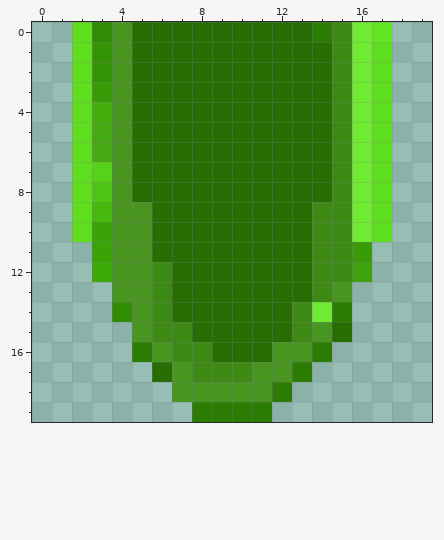
Pixel-art sprite, stored at snaketail.png. Above: the version before the commit.
The file is 20x20 pixels. Pixels under 10% opacity are left out. Colours within 5 levels of each other are drawn and written as one.
And afterwards:
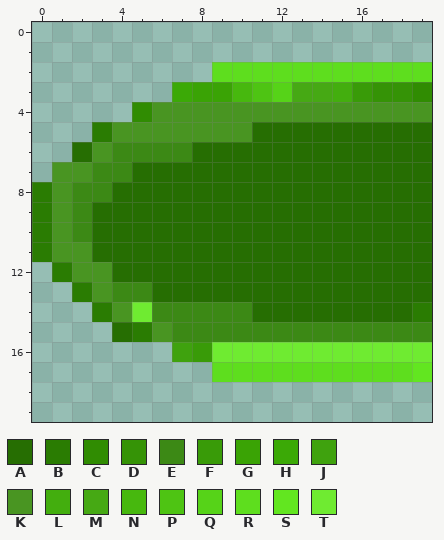
Palette (. is transparent): A #266e02  B #2a7c02  C #308c02  D #359306  E #3c8915  F #399b08  G #3aa305  H #3ba906  J #3fa20e  K #499522  L #43ae0e  M #46a914  N #47b80e  P #4ec413  Q #56d318  R #5ede1e  S #62e620  T #6feb31
Change:
@@ x 0..19 @@
- 0 ..RCKAAAAAAAAABETS..
- 1 ..RDKAAAAAAAAAAETR..
- 2 ..RDKAAAAAAAAAAETR..
- 3 ..RFKAAAAAAAAAAETR..
- 4 ..RLKAAAAAAAAAAETR..
- 5 ..RMKAAAAAAAAAAETR..
- 6 ..RMKAAAAAAAAAAETR..
- 7 ..RQKAAAAAAAAAAETR..
- 8 ..RPKAAAAAAAAAAETR..
- 9 ..RNKKAAAAAAAAEETR..
-10 ..RGKKAAAAAAAAEETR..
-11 ...GKKAAAAAAAAEEF...
-12 ...HKKEAAAAAAAEEJ...
-13 ....KKEAAAAAAAEK....
-14 ....CKEAAAAAAETB....
-15 .....KEEAAAAAEKA....
-16 .....BKEEAAAKKB.....
-17 ......AKEEEKKB......
-18 .......KKKKKB.......
-19 ........BBBB........
+ 0 ....................
+ 1 ....................
+ 2 .........RRRRRRRRRRR
+ 3 .......HGGNPQMMLFDDC
+ 4 .....CKKKKKKKKKKKKKK
+ 5 ...BKKKKKKKAAAAAAAAA
+ 6 ..AKEEEEAAAAAAAAAAAA
+ 7 .KKEEAAAAAAAAAAAAAAA
+ 8 BKEEAAAAAAAAAAAAAAAA
+ 9 BKEAAAAAAAAAAAAAAAAA
+10 BKEAAAAAAAAAAAAAAAAA
+11 BKKAAAAAAAAAAAAAAAAA
+12 .BKKAAAAAAAAAAAAAAAA
+13 ..BKEEAAAAAAAAAAAAAA
+14 ...BKTEEEEEAAAAAAAAB
+15 ....ABKEEEEEEEEEEEEE
+16 .......JFTTTTTTTTTTT
+17 .........RRRRRRRRRRS
+18 ....................
+19 ....................
